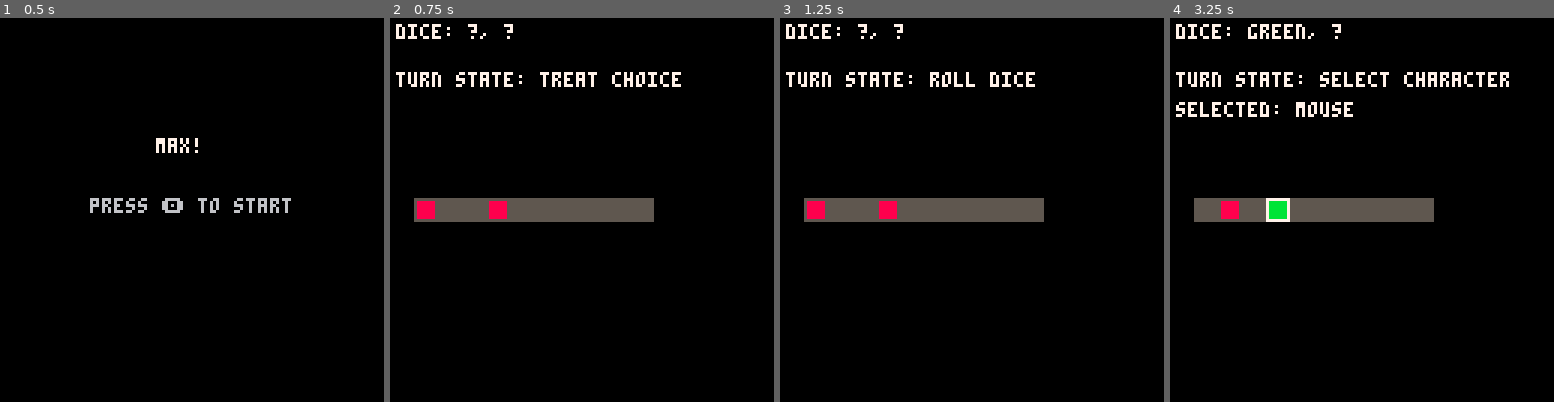
Above: before the commit, frames 1-4 (left to right).
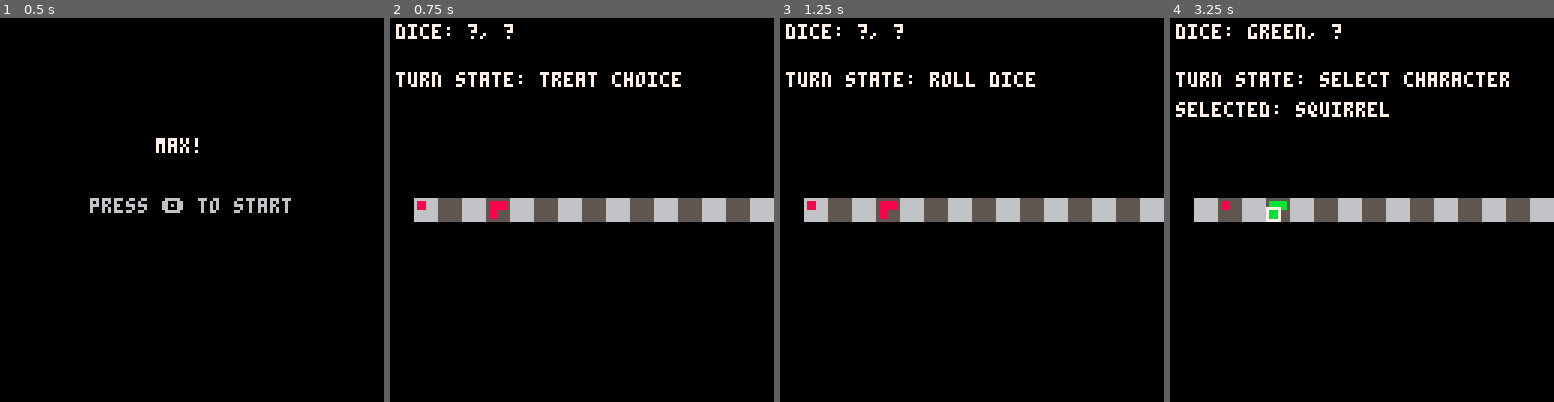
Above: after the commit, the same moments.

Repository: marijnio/pico-max-port
Game: PICO-8 cartridge max.p8
Two runs of this game, one before a commit and one after it. Both use one fixed random seed, a clock stepped at 60 frames per second and the inputs below.
Inputs:
- Up to frame 1 (0.5 s): tap X (X key) at 0.33 s
- Up to frame 2 (0.75 s): tap O (Z key) at 0.7 s
- Up to frame 3 (1.25 s): tap X (X key) at 1.07 s
- Up to frame 4 (3.25 s): hold Right 1.6-2.1 s; tap O (Z key) every 0.4 s from 1.7 to 2.9 s; tap X (X key) at 1.85, 2.97 s; hold Right 2.47-3.03 s; hold Left from 3.08 s (still down)

Frame 1 is identical in both runs. In frame 2, 3.9% of the frame differs, in the area x 6-100%, y 46-54%; in frame 3, 3.9%; in frame 4, 4.6%, in the area x 6-100%, y 21-54%.

Commit message:
Update board display and size, improve capturing and its visual display

Diff:
--- a/board.lua
+++ b/board.lua
@@ -1,12 +1,12 @@
 -- board.lua
 
 -- number of tiles on the board
-BOARD_SIZE = 10
+BOARD_SIZE = 15
 
 function init_board()
-    -- simple 10-tile board as a placeholder
+    -- simple board as a placeholder
     board = {}
-    for i=1,10 do
+    for i=1,15 do
         board[i] = {x=i*8, y=60}
     end
 end
--- a/character.lua
+++ b/character.lua
@@ -20,5 +20,5 @@
   end
 
   move_character(game.selected_index, steps_to_move)
-  game.turn_state = TURN_CHECK_CAPTURE
+  game.turn_state = TURN_RESOLVE_CAPTURE
 end
--- a/game.lua
+++ b/game.lua
@@ -5,7 +5,7 @@
 TURN_SELECT_CHAR = 3
 TURN_CHOOSE_STEPS = 4
 TURN_MOVE_CHAR = 5
-TURN_CHECK_CAPTURE = 6
+TURN_RESOLVE_CAPTURE = 6
 TURN_END = 7
 
 game = {
@@ -29,8 +29,8 @@
   max_position = 0
   add(game.chars, make_char("max", 1, false))
   add(game.chars, make_char("mouse", 4, true))
-  -- add(game.chars, make_char("bird", 4, true))
-  -- add(game.chars, make_char("squirrel", 5, true))
+  add(game.chars, make_char("bird", 4, true))
+  add(game.chars, make_char("squirrel", 4, true))
   init_board()
   printh("game initialized")
   -- game.selected_index = 1
@@ -50,8 +50,8 @@
     update_choose_steps()
   elseif game.turn_state == TURN_MOVE_CHAR then
     update_move_char()
-  elseif game.turn_state == TURN_CHECK_CAPTURE then
-    update_check_capture()
+  elseif game.turn_state == TURN_RESOLVE_CAPTURE then
+    update_resolve_capture()
   elseif game.turn_state == TURN_END then
     update_turn_end()
   end
@@ -201,10 +201,8 @@
   end
 end
 
-function update_check_capture()
-  if any_critter_caught() then
-    remove_caught_critters()
-  end
+function update_resolve_capture()
+  remove_caught_critters()
 
   if dice_left("") > 0 then
     game.turn_state = TURN_SELECT_CHAR
@@ -242,16 +240,6 @@
 function reset_max_position()
   local max = get_char("max")
   max.pos = max.start_pos
-end
-
-function any_critter_caught()
-  local max = get_char("max")
-  for c in all(game.chars) do
-    if c.is_critter and not c.caught and c.pos == max.pos then
-      return true
-    end
-  end
-  return false
 end
 
 function remove_caught_critters()
@@ -259,6 +247,7 @@
   for c in all(game.chars) do
     if c.is_critter and not c.caught and c.pos == max.pos then
       c.caught = true
+      printh(c.name.." got caught!")
     end
   end
 end
@@ -287,30 +276,54 @@
   cls()
   -- draw board tiles
   for i=1,BOARD_SIZE do
-      rectfill(board[i].x, board[i].y, board[i].x+7, board[i].y+7, 5)
+      local tile_col = (i % 2 == 0) and 5 or 6
+      rectfill(board[i].x, board[i].y, board[i].x+7, board[i].y+7, tile_col)
+  end
+
+  local selected = get_selected_char()
+  local slot_offsets = {
+    {1, 1}, -- nw
+    {4, 1}, -- ne
+    {1, 4}, -- sw
+    {4, 4}  -- se
+  }
+  local chars_by_pos = {}
+
+  -- group all characters by tile position
+  for c in all(game.chars) do
+    if c.pos ~= nil and board[c.pos] then
+      if chars_by_pos[c.pos] == nil then
+        chars_by_pos[c.pos] = {}
+      end
+      add(chars_by_pos[c.pos], c)
+    end
   end
 
   -- draw characters on board
-  -- for every character with a position
-  for i, c in ipairs(game.chars) do
-    if c.pos ~= nil and board[c.pos] then
-      -- get the cell for the character's position
-      local cell = board[c.pos]
-
-      -- if this character is currently selectable, use a different color
-      local col = c.can_move and 11 or 8
-
-      -- draw the character as a filled rectangle, for now
-      rectfill(cell.x+1, cell.y+1, cell.x+6, cell.y+6, col)
-
-    end
-  end
-
-  -- Show selection cursor
-  local selected = get_selected_char()
-  if selected ~= nil then
-    local cell = board[selected.pos]
-    rect(cell.x, cell.y, cell.x+7, cell.y+7, 7)
+  for pos, chars_on_tile in pairs(chars_by_pos) do
+    local cell = board[pos]
+    for i=1,min(#chars_on_tile, 4) do
+      local c = chars_on_tile[i]
+      local offset = slot_offsets[i]
+      local px = cell.x + offset[1]
+      local py = cell.y + offset[2]
+
+      -- caught critters get a separate color
+      local col = c.caught and 2 or (c.can_move and 11 or 8)
+
+      -- 3x3 corner marker inside the tile
+      rectfill(px, py, px+2, py+2, col)
+
+      -- add a tiny mark to indicate caught state
+      if c.caught then
+        pset(px+1, py+1, 7)
+      end
+
+      -- show exactly which character is selected
+      if c == selected then
+        rect(px-1, py-1, px+3, py+3, 7)
+      end
+    end
   end
 
   -- display dice results
@@ -331,7 +344,7 @@
       [TURN_SELECT_CHAR] = "select character",
       [TURN_CHOOSE_STEPS] = "choose steps",
       [TURN_MOVE_CHAR] = "move character",
-      [TURN_CHECK_CAPTURE] = "check caught",
+      [TURN_RESOLVE_CAPTURE] = "check caught",
       [TURN_END] = "turn end"
   }
   print("turn state: "..(turn_states[game.turn_state] or "unknown"), 2, 18, 7)
--- a/output/board_out.lua
+++ b/output/board_out.lua
@@ -1,12 +1,12 @@
 
 
 
-BOARD_SIZE = 10
+BOARD_SIZE = 15
 
 function init_board()
 
     board = {}
-    for i=1,10 do
+    for i=1,15 do
         board[i] = {x=i*8, y=60}
     end
 end
--- a/output/character_out.lua
+++ b/output/character_out.lua
@@ -20,5 +20,5 @@
   end
 
   move_character(game.selected_index, steps_to_move)
-  game.turn_state = TURN_CHECK_CAPTURE
+  game.turn_state = TURN_RESOLVE_CAPTURE
 end
--- a/output/game_out.lua
+++ b/output/game_out.lua
@@ -5,7 +5,7 @@
 TURN_SELECT_CHAR = 3
 TURN_CHOOSE_STEPS = 4
 TURN_MOVE_CHAR = 5
-TURN_CHECK_CAPTURE = 6
+TURN_RESOLVE_CAPTURE = 6
 TURN_END = 7
 
 game = {
@@ -29,8 +29,8 @@
   max_position = 0
   add(game.chars, make_char("max", 1, false))
   add(game.chars, make_char("mouse", 4, true))
-
-
+  add(game.chars, make_char("bird", 4, true))
+  add(game.chars, make_char("squirrel", 4, true))
   init_board()
   printh("game initialized")
 
@@ -50,8 +50,8 @@
     update_choose_steps()
   elseif game.turn_state == TURN_MOVE_CHAR then
     update_move_char()
-  elseif game.turn_state == TURN_CHECK_CAPTURE then
-    update_check_capture()
+  elseif game.turn_state == TURN_RESOLVE_CAPTURE then
+    update_resolve_capture()
   elseif game.turn_state == TURN_END then
     update_turn_end()
   end
@@ -201,10 +201,8 @@
   end
 end
 
-function update_check_capture()
-  if any_critter_caught() then
-    remove_caught_critters()
-  end
+function update_resolve_capture()
+  remove_caught_critters()
 
   if dice_left("") > 0 then
     game.turn_state = TURN_SELECT_CHAR
@@ -242,16 +240,6 @@
 function reset_max_position()
   local max = get_char("max")
   max.pos = max.start_pos
-end
-
-function any_critter_caught()
-  local max = get_char("max")
-  for c in all(game.chars) do
-    if c.is_critter and not c.caught and c.pos == max.pos then
-      return true
-    end
-  end
-  return false
 end
 
 function remove_caught_critters()
@@ -259,6 +247,7 @@
   for c in all(game.chars) do
     if c.is_critter and not c.caught and c.pos == max.pos then
       c.caught = true
+      printh(c.name.." got caught!")
     end
   end
 end
@@ -287,30 +276,54 @@
   cls()
 
   for i=1,BOARD_SIZE do
-      rectfill(board[i].x, board[i].y, board[i].x+7, board[i].y+7, 5)
-  end
-
-
-
-  for i, c in ipairs(game.chars) do
+      local tile_col = (i % 2 == 0) and 5 or 6
+      rectfill(board[i].x, board[i].y, board[i].x+7, board[i].y+7, tile_col)
+  end
+
+  local selected = get_selected_char()
+  local slot_offsets = {
+    {1, 1},
+    {4, 1},
+    {1, 4},
+    {4, 4}
+  }
+  local chars_by_pos = {}
+
+
+  for c in all(game.chars) do
     if c.pos ~= nil and board[c.pos] then
-
-      local cell = board[c.pos]
-
-
-      local col = c.can_move and 11 or 8
-
-
-      rectfill(cell.x+1, cell.y+1, cell.x+6, cell.y+6, col)
-
-    end
-  end
-
-
-  local selected = get_selected_char()
-  if selected ~= nil then
-    local cell = board[selected.pos]
-    rect(cell.x, cell.y, cell.x+7, cell.y+7, 7)
+      if chars_by_pos[c.pos] == nil then
+        chars_by_pos[c.pos] = {}
+      end
+      add(chars_by_pos[c.pos], c)
+    end
+  end
+
+
+  for pos, chars_on_tile in pairs(chars_by_pos) do
+    local cell = board[pos]
+    for i=1,min(#chars_on_tile, 4) do
+      local c = chars_on_tile[i]
+      local offset = slot_offsets[i]
+      local px = cell.x + offset[1]
+      local py = cell.y + offset[2]
+
+
+      local col = c.caught and 2 or (c.can_move and 11 or 8)
+
+
+      rectfill(px, py, px+2, py+2, col)
+
+
+      if c.caught then
+        pset(px+1, py+1, 7)
+      end
+
+
+      if c == selected then
+        rect(px-1, py-1, px+3, py+3, 7)
+      end
+    end
   end
 
 
@@ -331,7 +344,7 @@
       [TURN_SELECT_CHAR] = "select character",
       [TURN_CHOOSE_STEPS] = "choose steps",
       [TURN_MOVE_CHAR] = "move character",
-      [TURN_CHECK_CAPTURE] = "check caught",
+      [TURN_RESOLVE_CAPTURE] = "check caught",
       [TURN_END] = "turn end"
   }
   print("turn state: "..(turn_states[game.turn_state] or "unknown"), 2, 18, 7)
